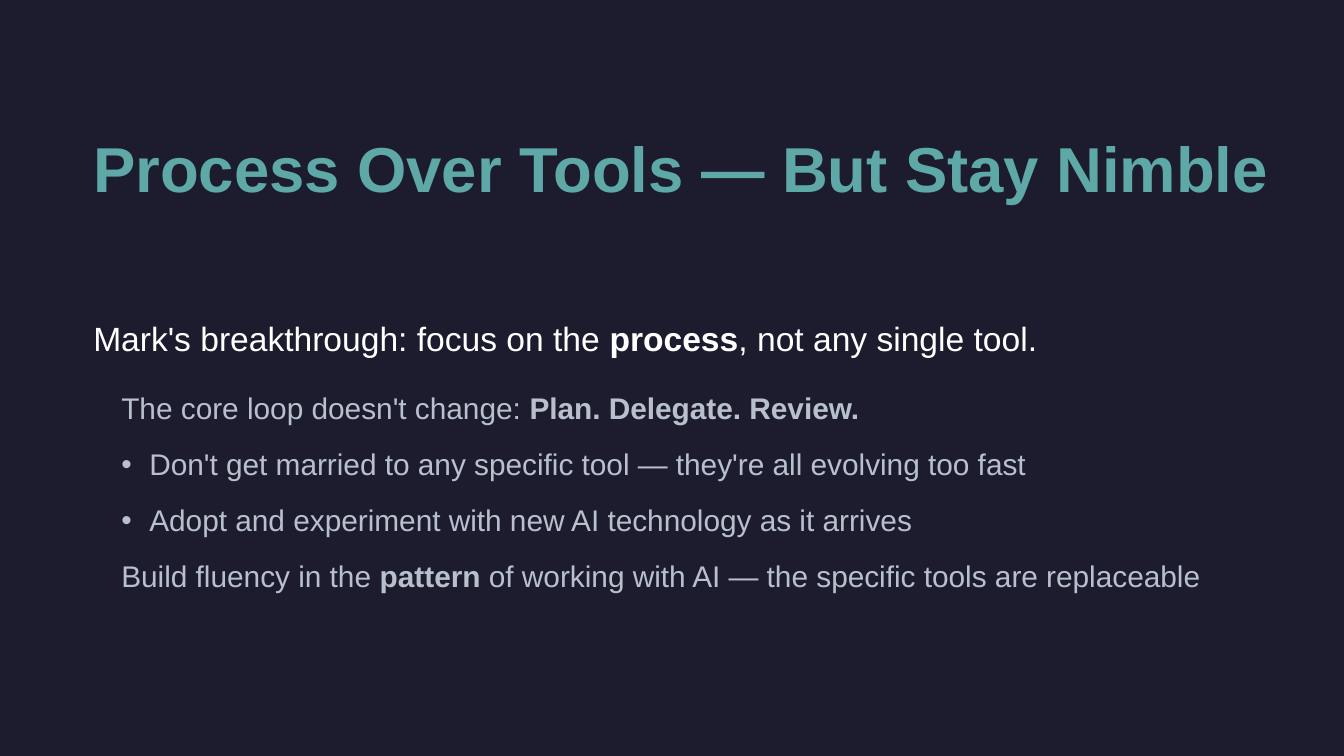
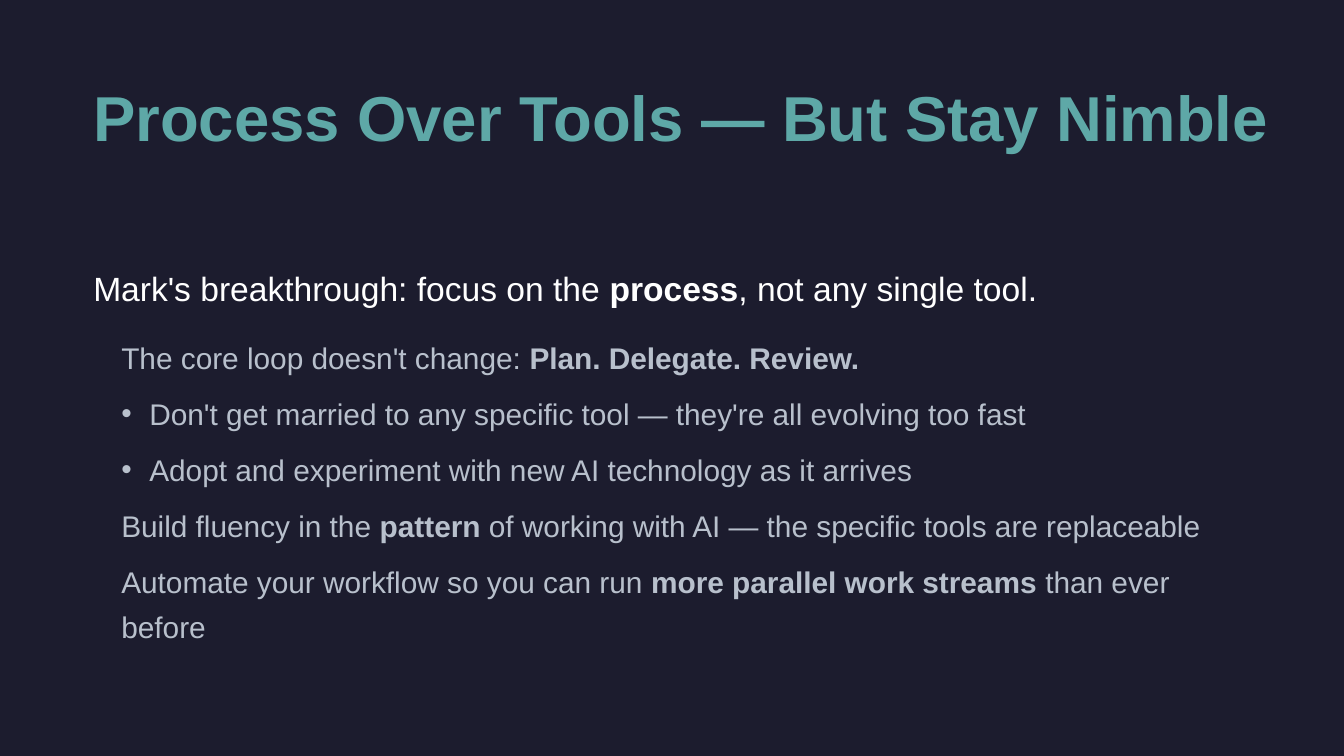
Before and after one commit to cirvine-MSFT/editless, a slide deck: slide 5 of docs/presentations/marks-journey-short.pptx. Drawn at 1344x756 pixels with LibreOffice and Linux fonts; fonts in the diff are those of the drawing. Boxes give left, top, right and bottom in pixels: in the first picture for what was removed or moved away, otherwise in the second. Text is boxed around its words. In the diff, an @@ line names an element or a change of style, - is before the commit and + after.

```diff
--- a/docs/presentations/marks-journey-short.pptx
+++ b/docs/presentations/marks-journey-short.pptx
@@ text "Process Over Tools — But ...": place and size @@
-text "Process Over Tools — But ..." at [93,146,1268,204]
+text "Process Over Tools — But ..." at [93,95,1268,153]
@@ text "Mark's breakthrough: focus on the ...": place and size @@
-text "Mark's breakthrough: focus on the ..." at [93,326,1037,358]
+text "Mark's breakthrough: focus on the ..." at [93,276,1037,307]
@@ text "The core loop doesn't change: ...": place and size @@
-text "The core loop doesn't change: ..." at [121,397,1200,593]
+text "The core loop doesn't change: ..." at [121,347,1200,639]
@@ text at [121,571,1169,639]: paragraph added @@
+• Automate your workflow so you can run more parallel work streams than ever before
```
Also in this commit, not shown: 1 slide added, 1 slide removed, 5 other files.
